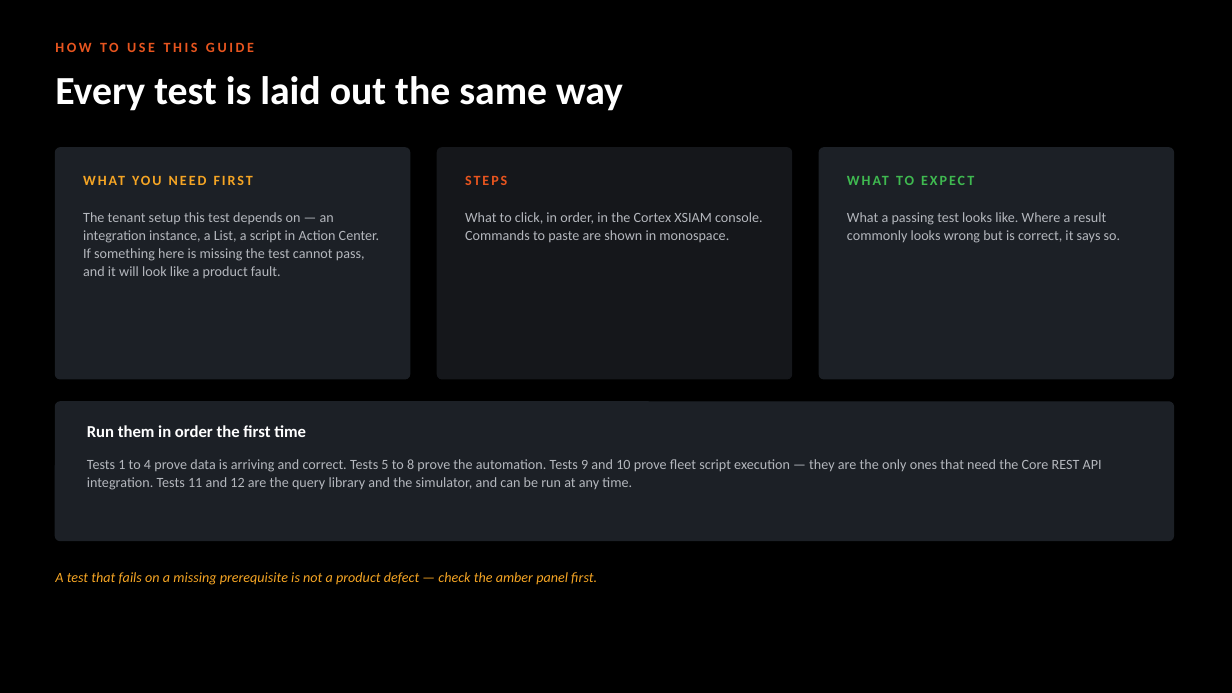
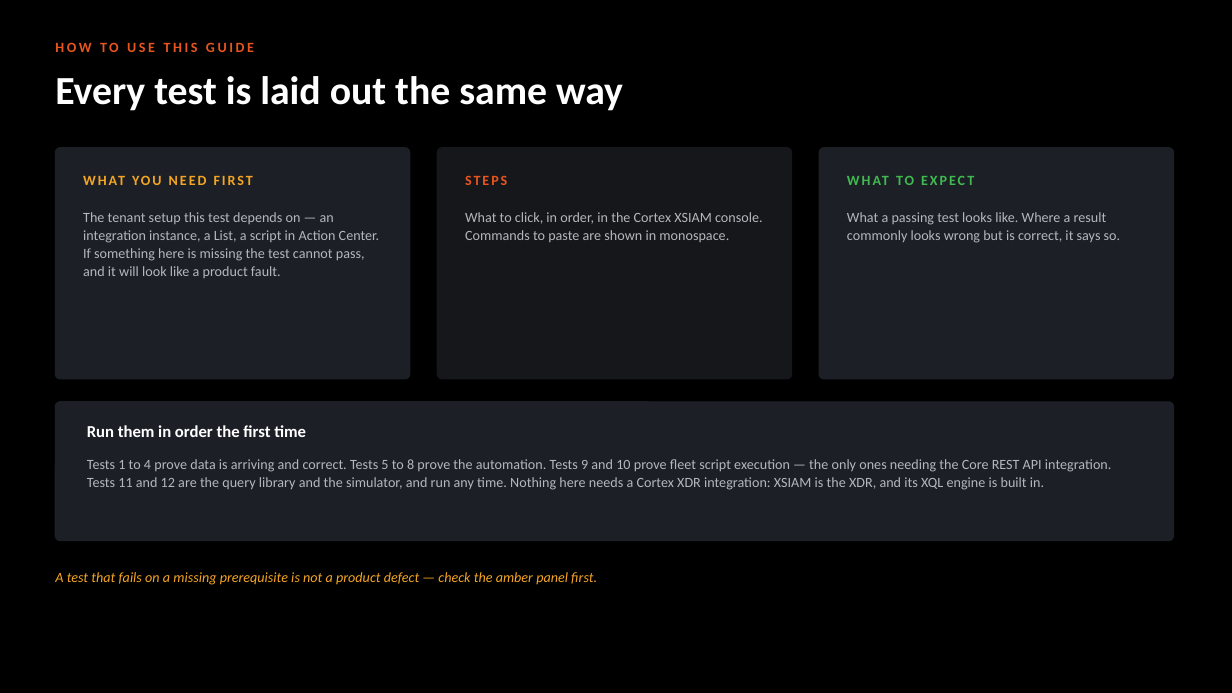
Before and after one commit to ayman-m/koi-xsiam-pack, a slide deck: slide 3 of docs/KOI_Content_Pack_Test_Guide.pptx. Drawn at 1232x693 pixels with LibreOffice and Linux fonts; fonts in the diff are those of the drawing. Boxes give left, top, right and bottom in pixels: in the first picture for what was removed or moved away, otherwise in the second. Text is boxed around its words. In the diff, an @@ line names an element or a change of style, - is before the commit and + after.

```diff
--- a/docs/KOI_Content_Pack_Test_Guide.pptx
+++ b/docs/KOI_Content_Pack_Test_Guide.pptx
@@ text at <box>87,459,1111,490</box>: text changed @@
-Tests 1 to 4 prove data is arriving and correct. Tests 5 to 8 prove the automation. Tests 9 and 10 prove fleet script execution — they are the only ones that need the Core REST API integration. Tests 11 and 12 are the query library and the simulator, and can be run at any time.
+Tests 1 to 4 prove data is arriving and correct. Tests 5 to 8 prove the automation. Tests 9 and 10 prove fleet script execution — the only ones needing the Core REST API integration. Tests 11 and 12 are the query library and the simulator, and run any time. Nothing here needs a Cortex XDR integration: XSIAM is the XDR, and its XQL engine is built in.
```
Also in this commit, not shown: 3 other slides changed, 7 other files.
